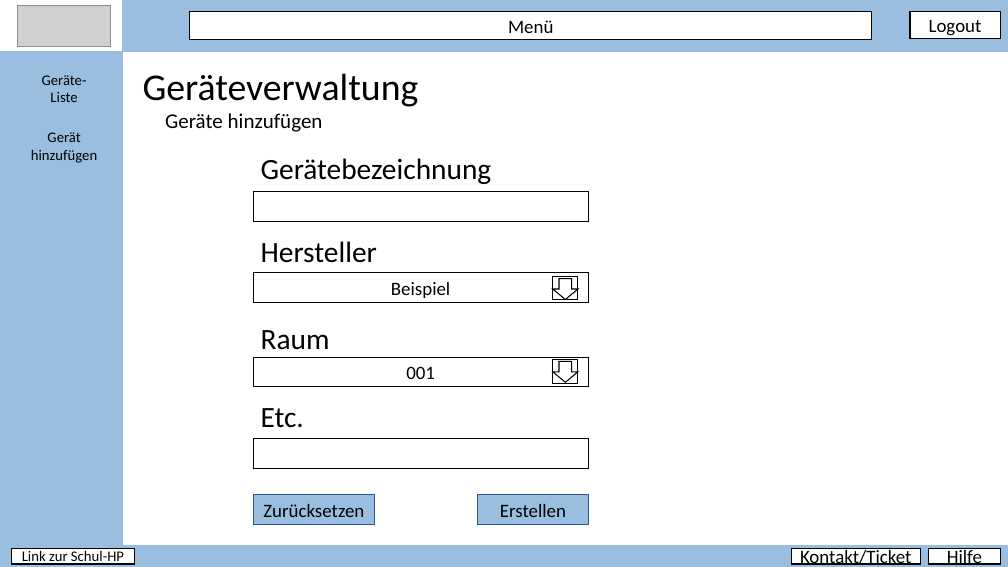
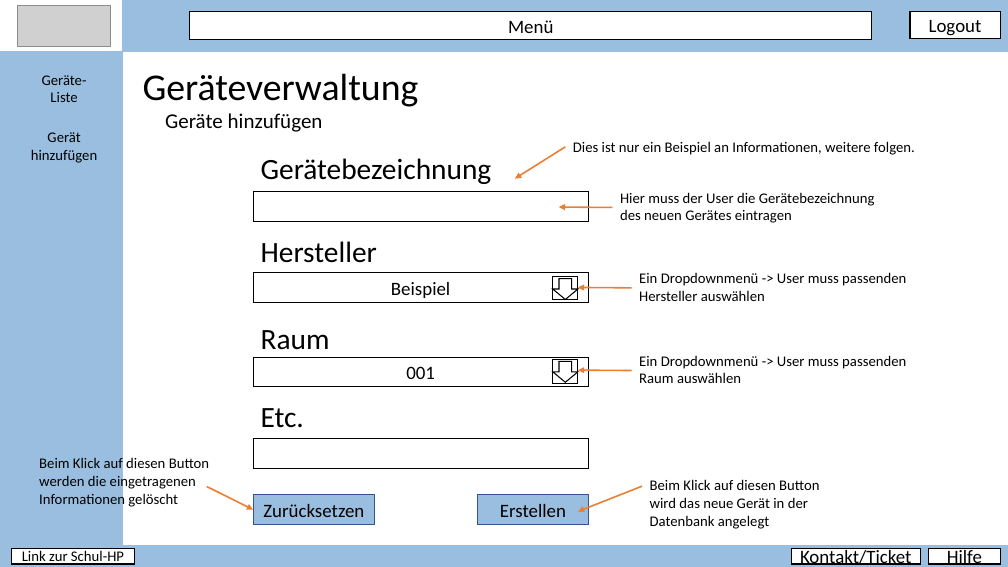
Before and after one commit to PapAnte/g2schoolproject, a slide deck: slide 8 of layout/Layout.pptx. Drawn at 1008x567 pixels with LibreOffice and Linux fonts; fonts in the diff are those of the drawing; grey boxes stand for pictures. Boxes give left, top, right and bottom in pixels: in the first picture for what was removed or moved away, otherwise in the second. Text is boxed around its words. In the diff, an @@ line names an element or a change of style, - is before the commit and + after.

```diff
--- a/layout/Layout.pptx
+++ b/layout/Layout.pptx
@@ arrow added from (566, 147) to (515, 178), #ED7D31 1.5 pt @@
@@ text added at <box>573,141,915,155</box>, 14 pt, text #000000 @@
+Dies ist nur ein Beispiel an Informationen, weitere folgen.
@@ arrow added from (613, 207) to (559, 207), #ED7D31 1.5 pt @@
@@ text added at <box>620,192,875,223</box>, 14 pt, text #000000 @@
+Hier muss der User die Gerätebezeichnung
+des neuen Gerätes eintragen
@@ arrow added from (632, 288) to (578, 287), #ED7D31 1.5 pt @@
@@ text added at <box>639,272,906,301</box>, 14 pt, text #000000 @@
+Ein Dropdownmenü -> User muss passenden
+Hersteller auswählen
@@ text added at <box>639,355,906,383</box>, 14 pt, text #000000 @@
+Ein Dropdownmenü -> User muss passenden
+Raum auswählen
@@ arrow added from (632, 371) to (578, 371), #ED7D31 1.5 pt @@
@@ text added at <box>39,458,209,508</box>, 14 pt, text #000000 @@
+Beim Klick auf diesen Button werden die eingetragenen Informationen gelöscht
@@ text added at <box>650,479,819,529</box>, 14 pt, text #000000 @@
+Beim Klick auf diesen Button wird das neue Gerät in der Datenbank angelegt
@@ arrow added from (207, 487) to (253, 510), #ED7D31 1.5 pt @@
@@ arrow added from (642, 486) to (578, 512), #ED7D31 1.5 pt @@
```
Also in this commit, not shown: 3 other slides changed.
